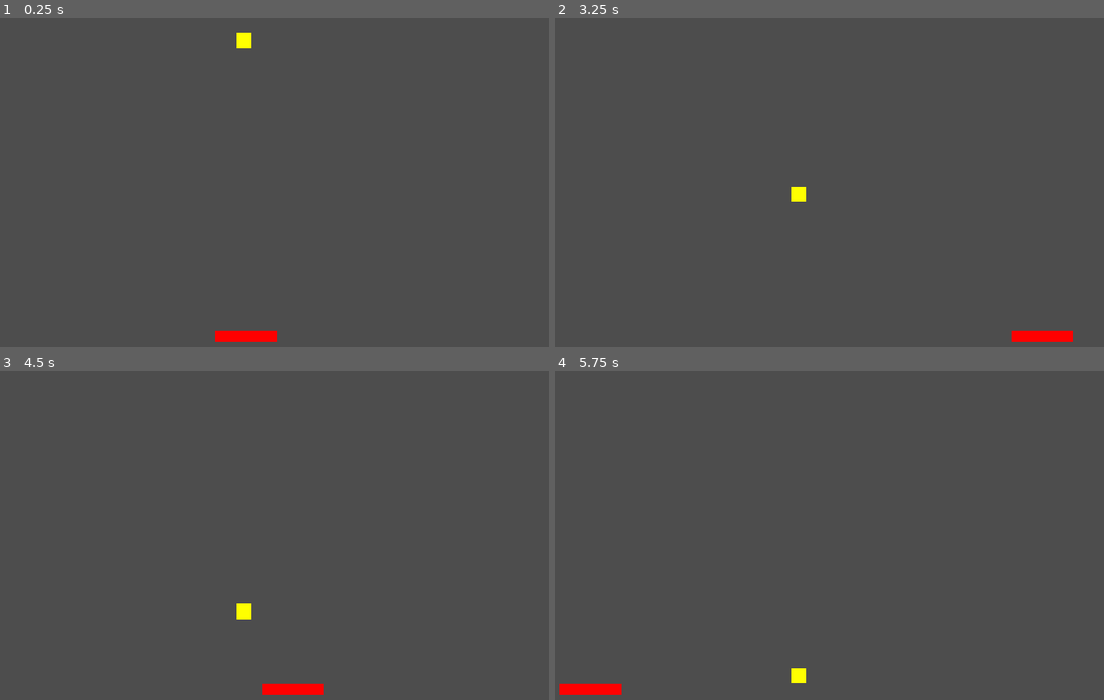
Above: before the commit, frames 1-4 (two rows, left to right).
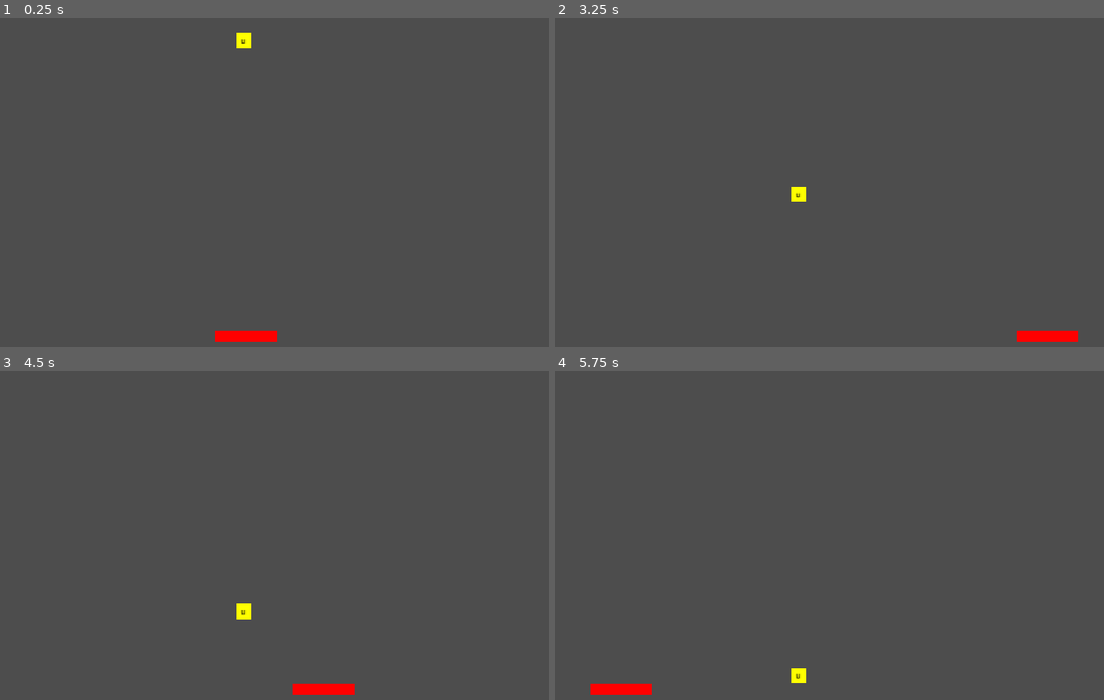
Above: after the commit, the same moments.

Repository: AxlMontblanc/laboratorio-de-particulas
Game: Godot game, scene res://main.tscn
The game is run twice, just before and just after one commit, with the same random seed, the same clock (stepped at 60 frames per second) and the same inputs.
Inputs:
- Up to frame 1 (0.25 s): no input
- Up to frame 2 (3.25 s): hold Right (ui_right) 0.53-1.28 s; hold Left (ui_left) 1.28-2.03 s; hold Right (ui_right) from 2.03 s (still down)
- Up to frame 3 (4.5 s): release Right (ui_right) at 3.53 s; hold Left (ui_left) from 3.53 s (still down)
- Up to frame 4 (5.75 s): keep holding Left (ui_left)

The runs differ from the first frame. In frame 1, less than 0.1% of the frame differs, in the area x 43-45%, y 6-8%; in frame 2, less than 0.1%; in frame 3, 0.4%, in the area x 43-65%, y 72-99%; in frame 4, 0.4%.

Commit message:
Coletor que reconocer quarks

Diff:
--- a/recolector/colector.gd
+++ b/recolector/colector.gd
@@ -10,4 +10,9 @@
 func _process(delta: float) -> void:
 	var axis = Input.get_axis("ui_left", "ui_right")
 	position.x += speed * delta * axis
-	position.x = clamp(position.x, width, get_viewport_rect().size.x - width)
+	position.x = clamp(position.x, width/2, get_viewport_rect().size.x - (width/2))
+
+
+func _on_area_entered(area: Area2D) -> void:
+	print("lo atrape")
+	area.queue_free() # Replace with function body.
--- a/recolector/colector.tscn
+++ b/recolector/colector.tscn
@@ -17,3 +17,5 @@
 
 [node name="CollisionShape2D" type="CollisionShape2D" parent="." unique_id=2095015332]
 shape = SubResource("RectangleShape2D_bhunq")
+
+[connection signal="area_entered" from="." to="." method="_on_area_entered"]
--- a/recolector/quark.gd
+++ b/recolector/quark.gd
@@ -9,3 +9,7 @@
 # Called every frame. 'delta' is the elapsed time since the previous frame.
 func _process(delta: float) -> void:
 	position.y += speed * delta
+
+
+func _on_visible_on_screen_notifier_2d_screen_exited() -> void:
+	queue_free()
--- a/recolector/quark.tscn
+++ b/recolector/quark.tscn
@@ -17,3 +17,18 @@
 
 [node name="CollisionShape2D" type="CollisionShape2D" parent="." unique_id=1697326820]
 shape = SubResource("RectangleShape2D_bhunq")
+
+[node name="Label" type="Label" parent="." unique_id=423134328]
+offset_left = -15.0
+offset_top = -15.0
+offset_right = 15.0
+offset_bottom = 15.0
+theme_override_colors/font_color = Color(0, 0, 0, 1)
+text = "u"
+horizontal_alignment = 1
+vertical_alignment = 1
+
+[node name="VisibleOnScreenNotifier2D" type="VisibleOnScreenNotifier2D" parent="." unique_id=19754714]
+rect = Rect2(-15, -15, 30, 30)
+
+[connection signal="screen_exited" from="VisibleOnScreenNotifier2D" to="." method="_on_visible_on_screen_notifier_2d_screen_exited"]
